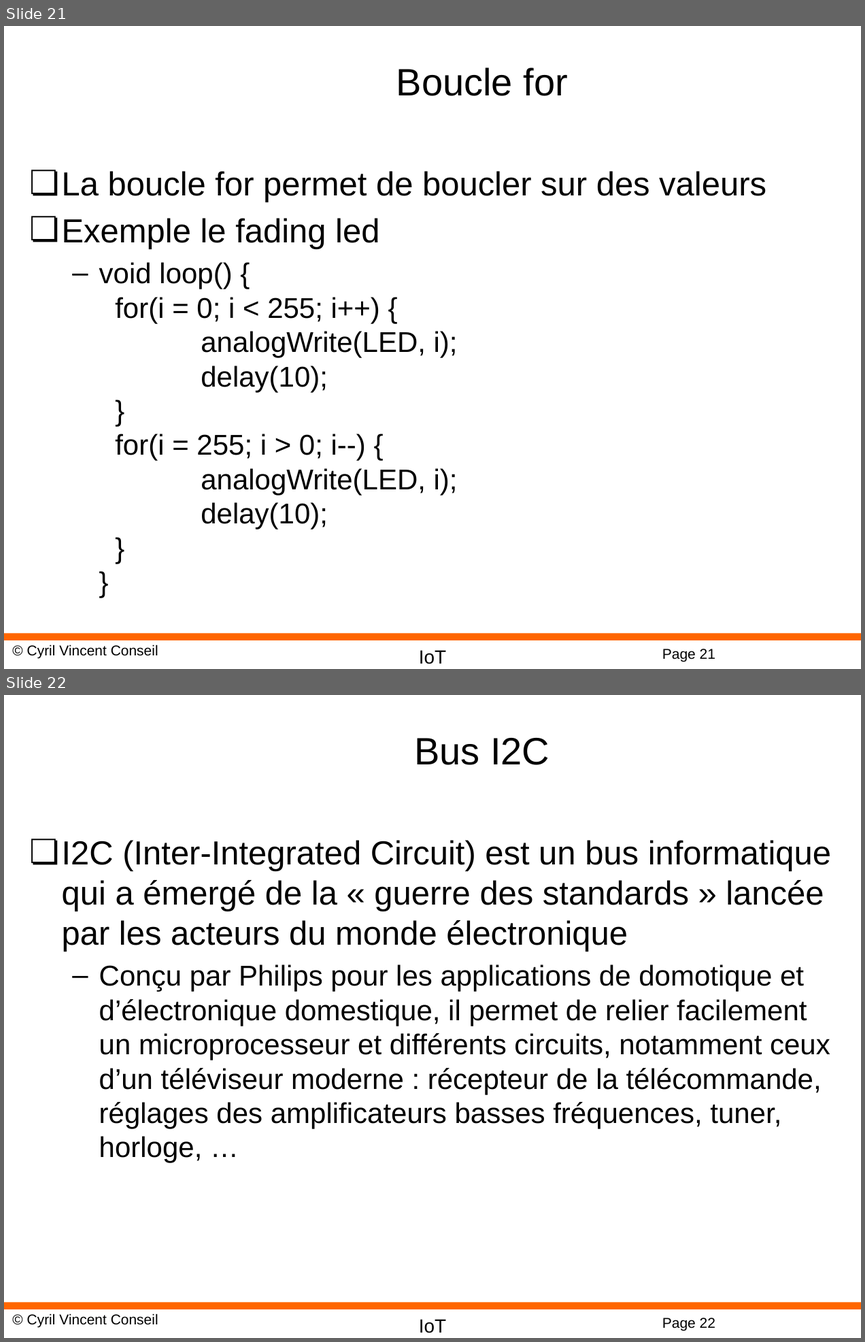
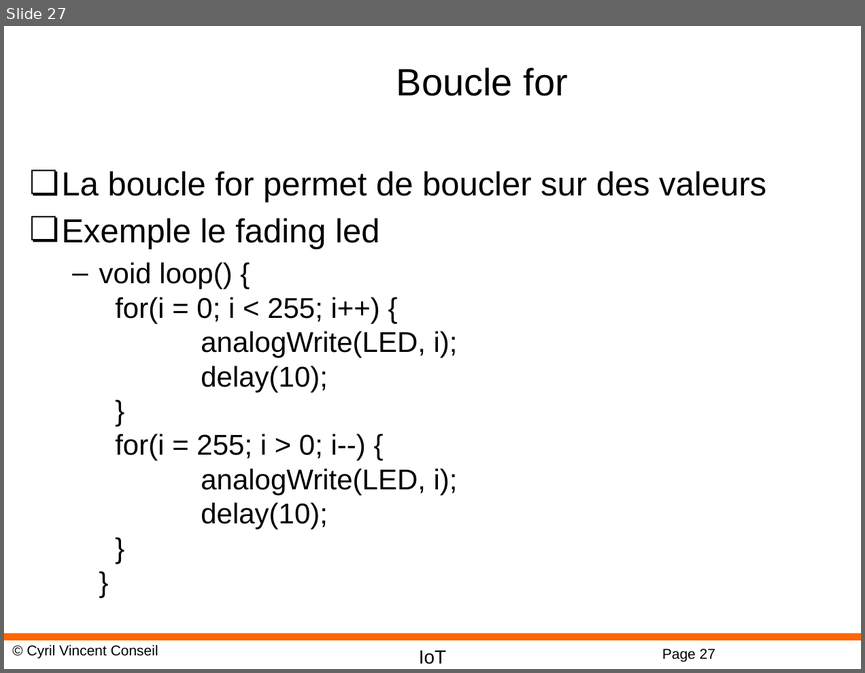
Before and after one commit to cyrilvincent/IoT, a slide deck: ppt/IoT05-ArduinoDev.pptx. Shown one above the other, each under a label of ours: slides 21 and 22 before the commit, slide 27 after it. The pictures are 865x1342 and 865x673 pixels, drawn with LibreOffice and Linux fonts; fonts in the diff are those of the drawing; background and template pictures are left out. Boxes give left, top, right and bottom in pixels: in the first picture for what was removed or moved away, otherwise in the second. Text is boxed around its words. In the diff, an @@ line names an element or a change of style, - is before the commit and + after.

```diff
--- a/ppt/IoT05-ArduinoDev.pptx
+++ b/ppt/IoT05-ArduinoDev.pptx
@@ slide 22 removed at bbox=[4, 695, 861, 1338], background #FFFFFF; not listed: 4 template elements that a slide beside it also shows @@
@@ title removed at bbox=[414, 738, 549, 765] @@
-Bus I2C
@@ text removed at bbox=[62, 840, 831, 1163] @@
-❏ I2C (Inter-Integrated Circuit) est un bus informatique qui a émergé de la « guerre des standards » lancée par les acteurs du monde électronique
-  – Conçu par Philips pour les applications de domotique et d’électronique domestique, il permet de relier facilement un microprocesseur et différents circuits, notamment ceux d’un téléviseur moderne : récepteur de la télécommande, réglages des amplificateurs basses fréquences, tuner, horloge, …
@@ what was slide 21 is now slide 27 @@
@@ page number at bbox=[662, 648, 715, 661]: text changed @@
-Page 21
+Page 27
```
Also in this commit, not shown: 4 slides changed, 8 slides added, 4 other slides removed, 14 other files.
